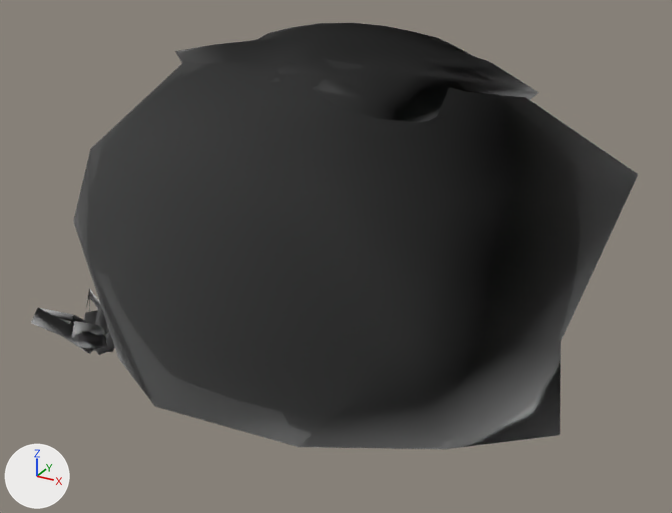
The FBX model unreal/Art/Export/Props/SM_Prop_Lore_CarvedStone.fbx: old version first, new version second.
Both versions are drawn from a camera (50 mm lens) standing at (0.731, -1.281, 0.852) and looking at (0.014, 0.022, 0.201). The axes (+X, +Y, +Z) are drawn at lower left. The lights are the same throughout. The first picture is the older version. Vertices at exactly the same position are counted once.

In view in the first picture: 'SM_Prop_Lore_CarvedStone'.
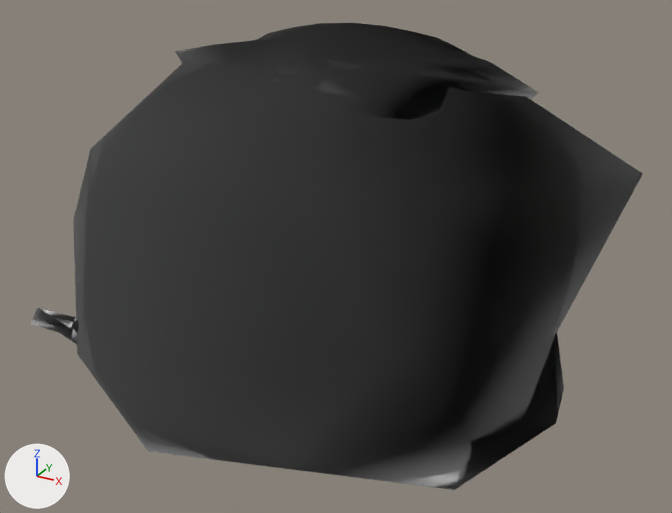
The change, as a list of edits to the scene's bpy script:
```text
Change me_sm_prop_lore_carvedstone:
    used by ob_sm_prop_lore_carvedstone; location = (0.0, 0.0, 0.0)
    remove me_sm_prop_lore_carvedstone.from_pydata(...)  # 844 vertices, 935 faces; spans x -0.528..0.506, y -0.316..0.374, z -0.043..0.587
    add me_sm_prop_lore_carvedstone.from_pydata(...)  # 847 vertices, 938 faces; spans x -0.529..0.512, y -0.344..0.409, z -0.095..0.587
    me_sm_prop_lore_carvedstone part 1
    5 vertices are removed from x -0.489..0.0, y -0.14..0.0, z -0.043..0.026
    18 faces are deleted
    55 vertices move from x -0.48..0.506, y -0.316..0.374, z -0.043..0.439 to x -0.481..0.512, y -0.344..0.409, z -0.064..0.442
    8 vertices are added at x -0.529..0.207, y -0.188..0.309, z -0.095..0.028
    5 new faces join them, mat_mi_af_toon_props_plains (white #e7e7e7)
    16 new faces join them, mat_m_af_outline (white #e7e7e7)
```

Pixel boxes (x1, y1, x2, y2) of what changed, in the pictures (672 x 513 px; the box of a moved part takes in the faces that stretch with it):
'SM_Prop_Lore_CarvedStone', reshaped (10% taller): before (31, 23, 638, 449); after (31, 23, 643, 490)
part 1 of me_sm_prop_lore_carvedstone, moved or reshaped: before (40, 64, 638, 355); after (31, 64, 643, 334)
